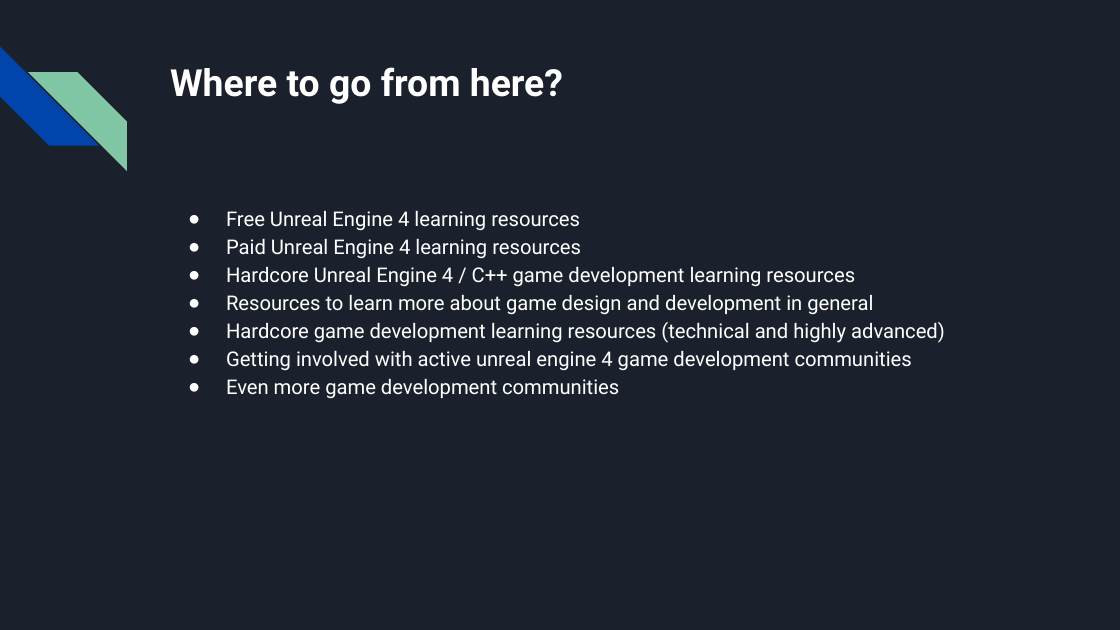
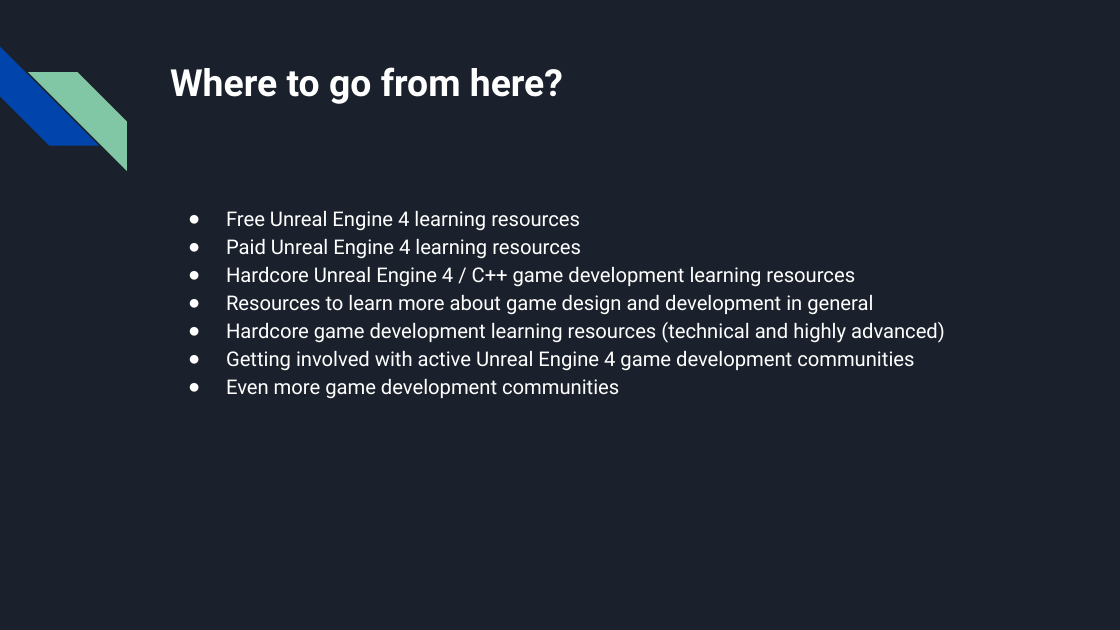
Before and after one commit to NuLL3rr0r/babaei-net-blog-source, a slide deck: slide 25 of content/en/post/2019-01-13-hackyourfuture-first-game-development-workshop-report/hackyourfuture-introduction-to-unreal-engine-4-game-development-using-blueprint.pptx. Drawn at 1120x630 pixels with LibreOffice and Linux fonts; fonts in the diff are those of the drawing. Boxes give left, top, right and bottom in pixels: in the first picture for what was removed or moved away, otherwise in the second. Text is boxed around its words. In the diff, an @@ line names an element or a change of style, - is before the commit and + after.

```diff
--- a/content/en/post/2019-01-13-hackyourfuture-first-game-development-workshop-report/hackyourfuture-introduction-to-unreal-engine-4-game-development-using-blueprint.pptx
+++ b/content/en/post/2019-01-13-hackyourfuture-first-game-development-workshop-report/hackyourfuture-introduction-to-unreal-engine-4-game-development-using-blueprint.pptx
@@ text at (226,351,914,371): text changed @@
-● Getting involved with active unreal engine 4 game development communities
+● Getting involved with active Unreal Engine 4 game development communities
```
Also in this commit, not shown: 4 other slides changed, 2 other files.
